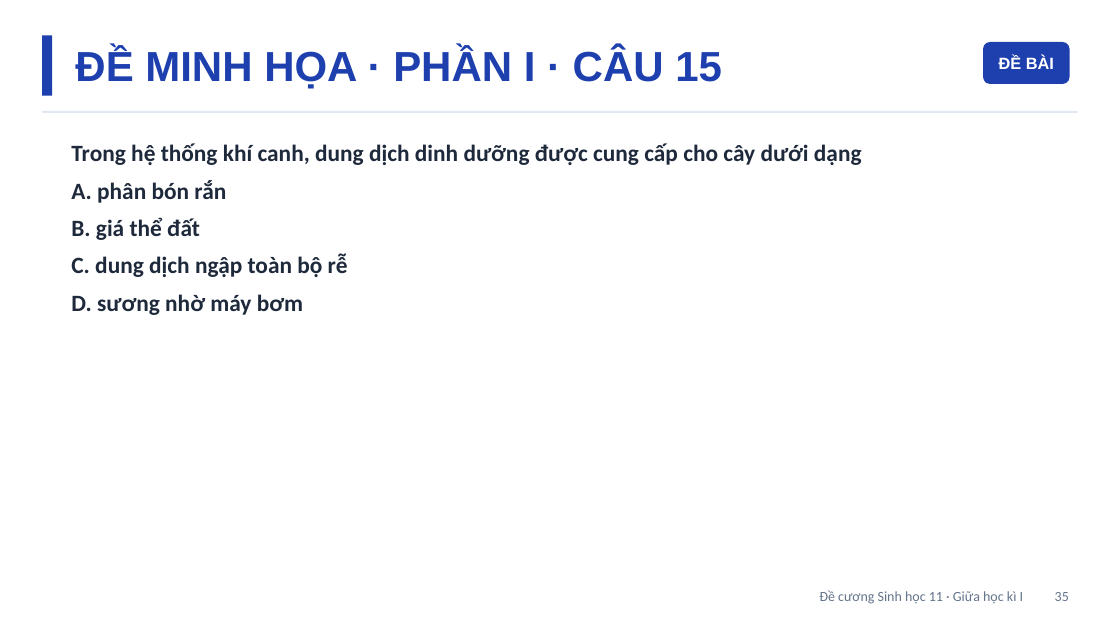
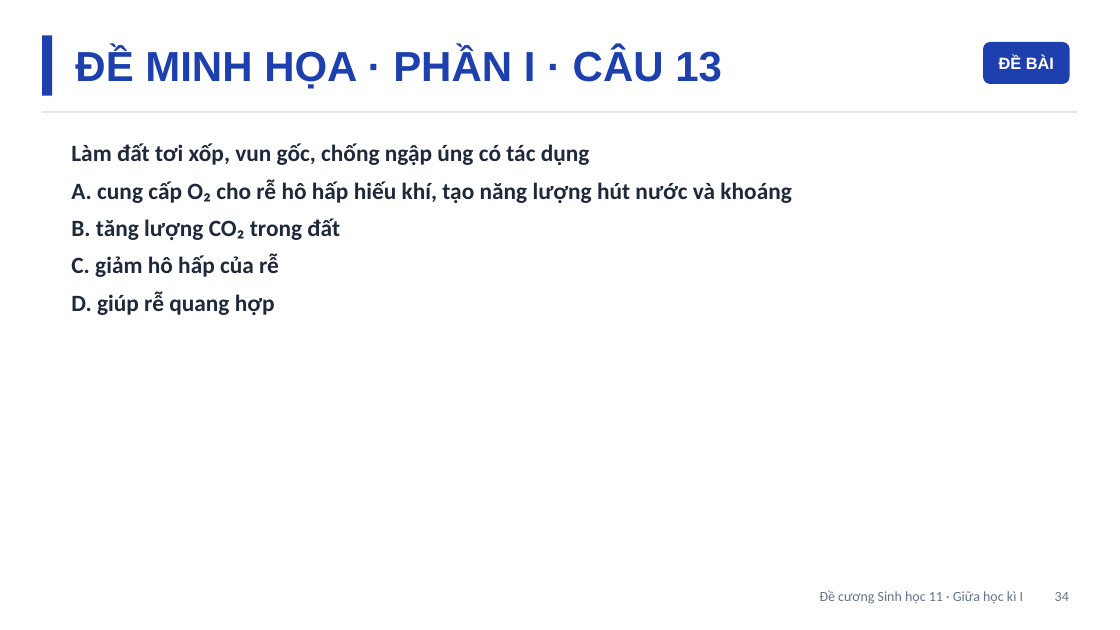
Before and after one commit to Trangtu66/Taode_thi_online, a slide deck: slide 34 of mon/sinh_hoc/de_cuong/lop11/DeCuong_SINH11_GK1.pptx (slide 35 before the commit). Drawn at 1120x630 pixels with LibreOffice and Linux fonts; fonts in the diff are those of the drawing. Boxes give left, top, right and bottom in pixels: in the first picture for what was removed or moved away, otherwise in the second. Text is boxed around its words. In the diff, an @@ line names an element or a change of style, - is before the commit and + after.

```diff
--- a/mon/sinh_hoc/de_cuong/lop11/DeCuong_SINH11_GK1.pptx
+++ b/mon/sinh_hoc/de_cuong/lop11/DeCuong_SINH11_GK1.pptx
@@ text at box(75, 48, 722, 89): text changed @@
-ĐỀ MINH HỌA · PHẦN I · CÂU 15
+ĐỀ MINH HỌA · PHẦN I · CÂU 13
@@ text at box(71, 143, 791, 315): text changed @@
-Trong hệ thống khí canh, dung dịch dinh dưỡng được cung cấp cho cây dưới dạng
-A. phân bón rắn
-B. giá thể đất
-C. dung dịch ngập toàn bộ rễ
-D. sương nhờ máy bơm
+Làm đất tơi xốp, vun gốc, chống ngập úng có tác dụng
+A. cung cấp O₂ cho rễ hô hấp hiếu khí, tạo năng lượng hút nước và khoáng
+B. tăng lượng CO₂ trong đất
+C. giảm hô hấp của rễ
+D. giúp rễ quang hợp
@@ text at box(819, 590, 1069, 604): text changed @@
-Đề cương Sinh học 11 · Giữa học kì I 35
+Đề cương Sinh học 11 · Giữa học kì I 34
```
Also in this commit, not shown: 44 other slides changed, 3 slides added, 34 other files.
